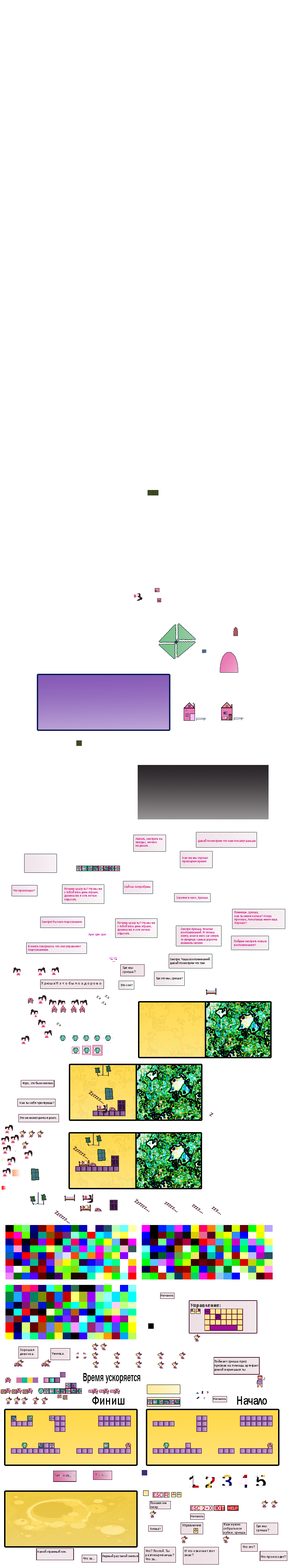
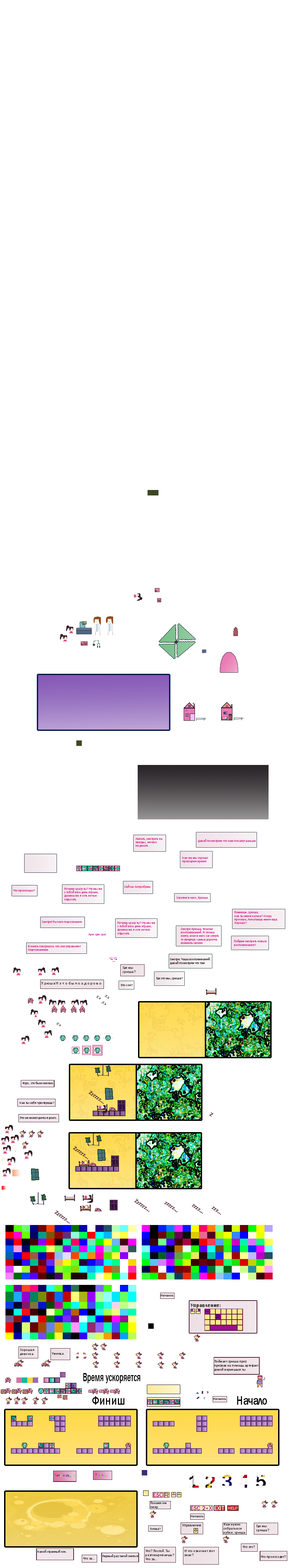
Two versions of the same layered image (289x1568). Layer-by-layer changes:
added layer "Слой 24" above "Давай посмотрим что нам покажут дальше" over [105, 616, 114, 635]
added layer "Слой 23" above "Слой 22" over [92, 621, 109, 648]
added layer "Слой 22" above "Слой 25" over [93, 616, 102, 636]
added layer "Слой 25" above "Слой 21" over [59, 633, 68, 643]
added layer "Слой 21" above "Слой 20" over [66, 625, 74, 635]
added layer "Слой 20" above "Слой 19" over [83, 641, 88, 646]
added layer "Слой 19" above "Слой 3 копия 3" over [80, 641, 86, 646]
added layer "Слой 3 копия 2" above "Слой 3 копия" over [82, 621, 87, 625]
added layer "Слой 3 копия" above "Слой 18" over [79, 622, 85, 628]
added layer "Слой 18" above "Слой 16" over [76, 628, 92, 634]
